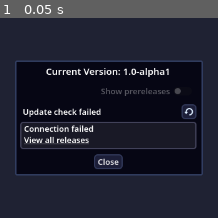
Above: before the commit, frame 1.
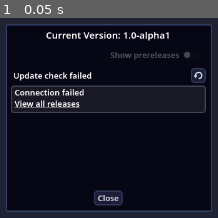
Above: after the commit, the same moment.

Repository: syntaxerror247/VectorTouch
Game: Godot game, scene res://src/ui_parts/update_menu.tscn
Same seed, same stepped clock (60 frames per second), same inputs: the game is played once before the commit and once after it. This scene is started directly instead of the project's main scene.
Inputs:
- Up to frame 1 (0.05 s): no input

The runs differ from the first frame. In frame 1, 48% of the frame differs, in the area x 2-98%, y 3-97%.

Commit message:
fix update checker

Diff:
--- a/src/ui_parts/update_menu.gd
+++ b/src/ui_parts/update_menu.gd
@@ -84,7 +84,7 @@
 func display_error_message(msg: String) -> void:
 	status_label.text = Translator.translate("Update check failed")
 	results_panel.show()
-	results_label.text = "%s\n[url=https://github.com/MewPurPur/GodSVG/releases]%s[/url]" %\
+	results_label.text = "%s\n[url=https://github.com/syntaxerror247/GodSVG-Mobile/releases]%s[/url]" %\
 			[msg, Translator.translate("View all releases")]
 	retry_button.show()
 
--- a/src/ui_parts/update_menu.tscn
+++ b/src/ui_parts/update_menu.tscn
@@ -4,16 +4,16 @@
 [ext_resource type="Texture2D" uid="uid://cvh3kwbucf2n1" path="res://assets/icons/Reload.svg" id="2_x5og6"]
 
 [node name="UpdateMenu" type="PanelContainer"]
-custom_minimum_size = Vector2(300, 160)
+custom_minimum_size = Vector2(330, 300)
 anchors_preset = 8
 anchor_left = 0.5
 anchor_top = 0.5
 anchor_right = 0.5
 anchor_bottom = 0.5
-offset_left = -89.5
-offset_top = -54.5
-offset_right = 89.5
-offset_bottom = 54.5
+offset_left = -165.0
+offset_top = -150.0
+offset_right = 165.0
+offset_bottom = 150.0
 grow_horizontal = 2
 grow_vertical = 2
 theme_type_variation = &"OverlayPanel"
@@ -41,6 +41,7 @@
 
 [node name="VBoxContainer" type="VBoxContainer" parent="VBoxContainer"]
 layout_mode = 2
+size_flags_vertical = 3
 
 [node name="MarginContainer" type="MarginContainer" parent="VBoxContainer/VBoxContainer"]
 layout_mode = 2
Not shown, changed: export_presets.cfg
Not shown, changed: .github/workflows/build.yml
